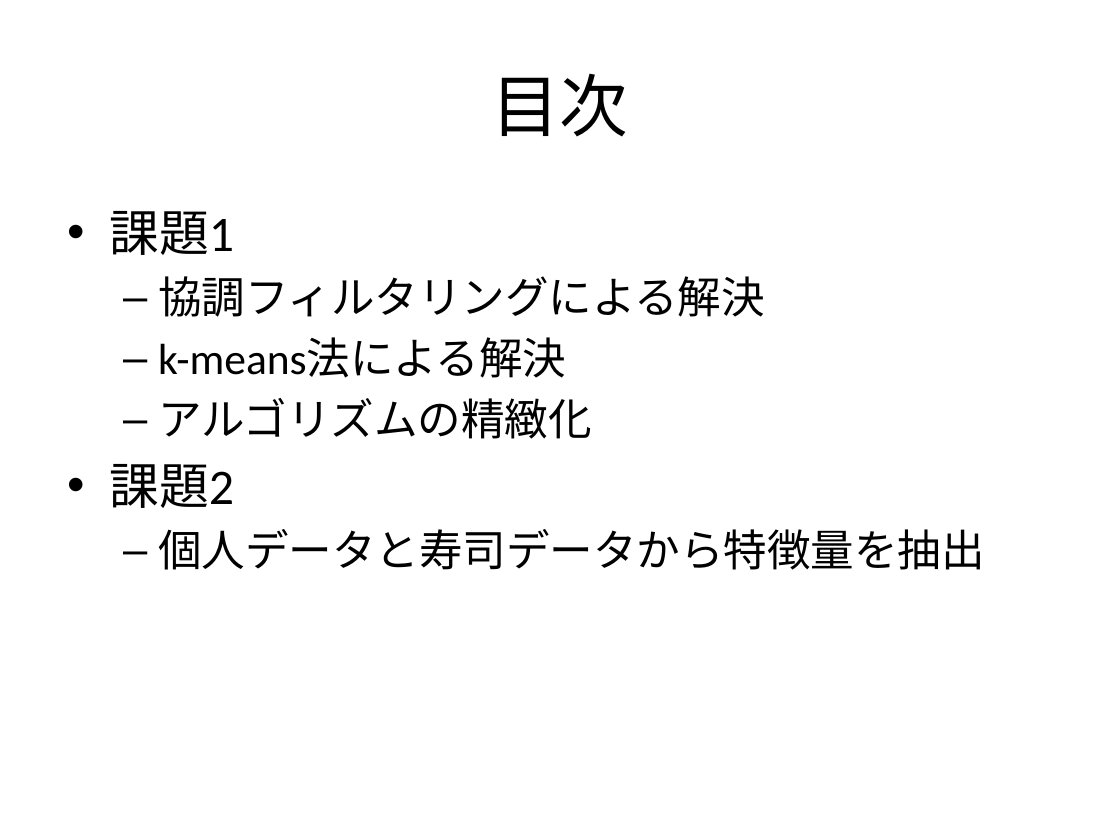
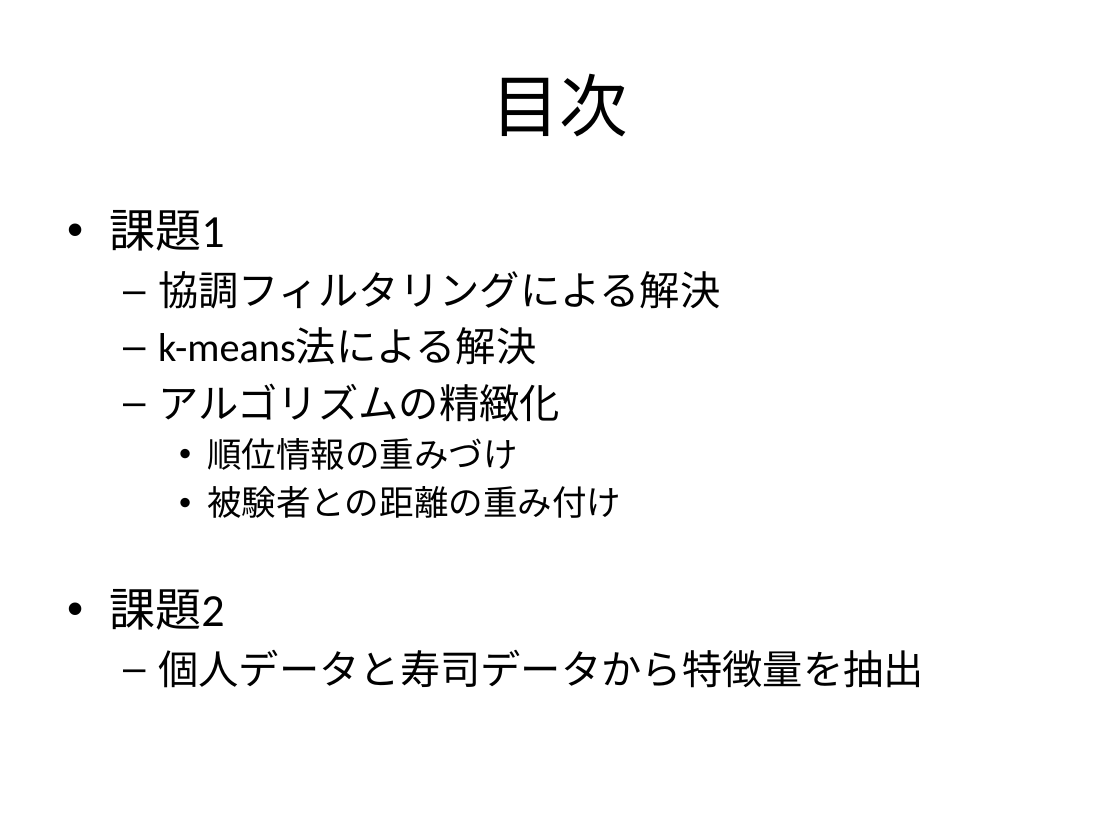
Before and after one commit to pettan0818/Assignment_Iiyama_2013_2, a slide deck: slide 2 of @data/presentation.pptx. Drawn at 1120x840 pixels with LibreOffice and Linux fonts; fonts in the diff are those of the drawing. Boxes give left, top, right and bottom in pixels: in the first picture for what was removed or moved away, otherwise in the second. Text is boxed around its words. In the diff, an @@ line names an element or a change of style, - is before the commit and + after.

```diff
--- a/@data/presentation.pptx
+++ b/@data/presentation.pptx
@@ text at (109,210,924,688): size 32 to 29.6 pt in "課題1", "課題2"; size 28 to 25.9 pt in "協調フィルタリングによる解決", "k-means法による解決", "アルゴリズムの精緻化", "個人データと寿司データから特徴量を抽出" @@
@@ text at (207,438,621,518): paragraphs added @@
+    • 順位情報の重みづけ
+    • 被験者との距離の重み付け
```
Also in this commit, not shown: 3 other slides changed, 1 slide added.
